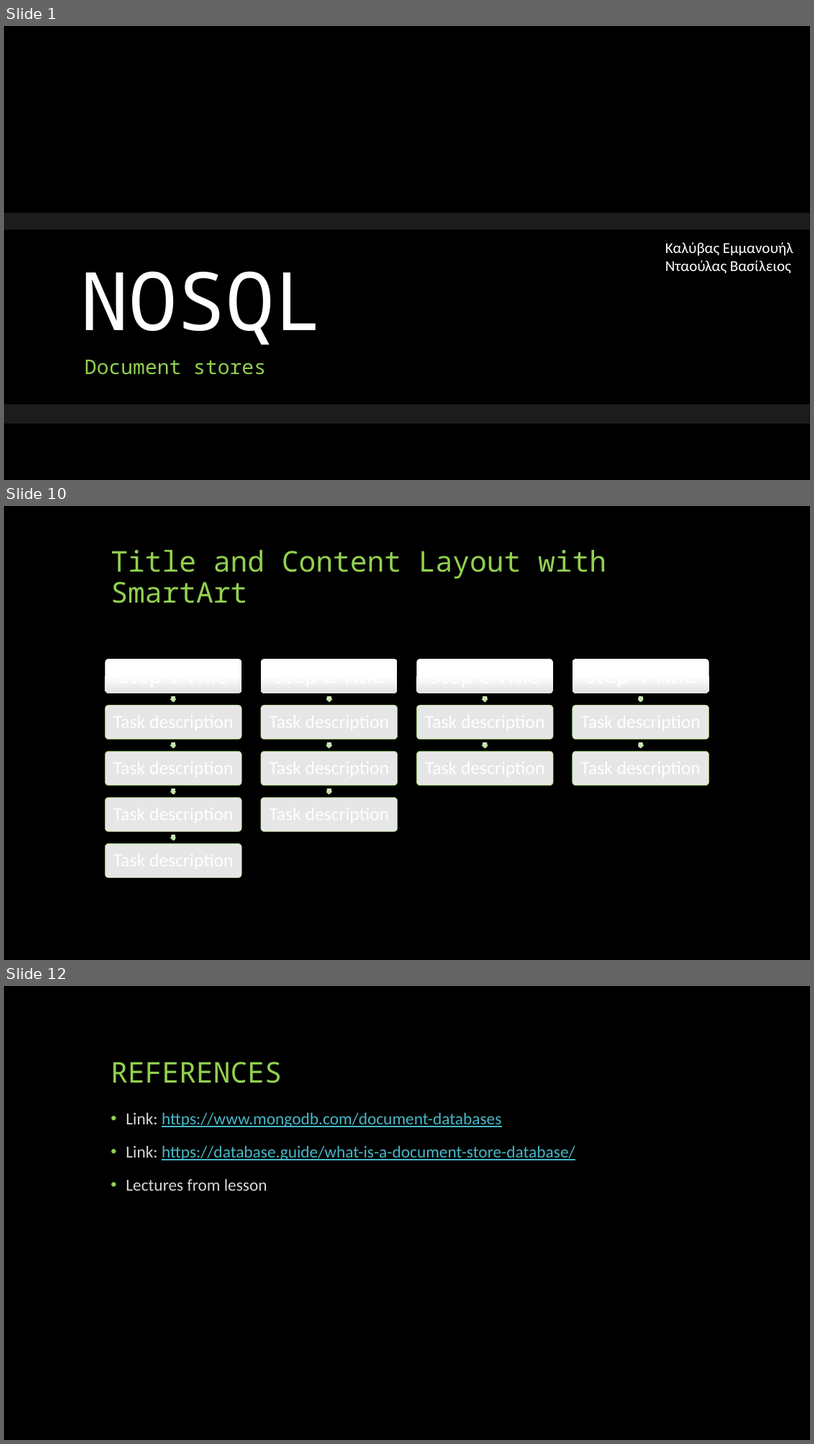
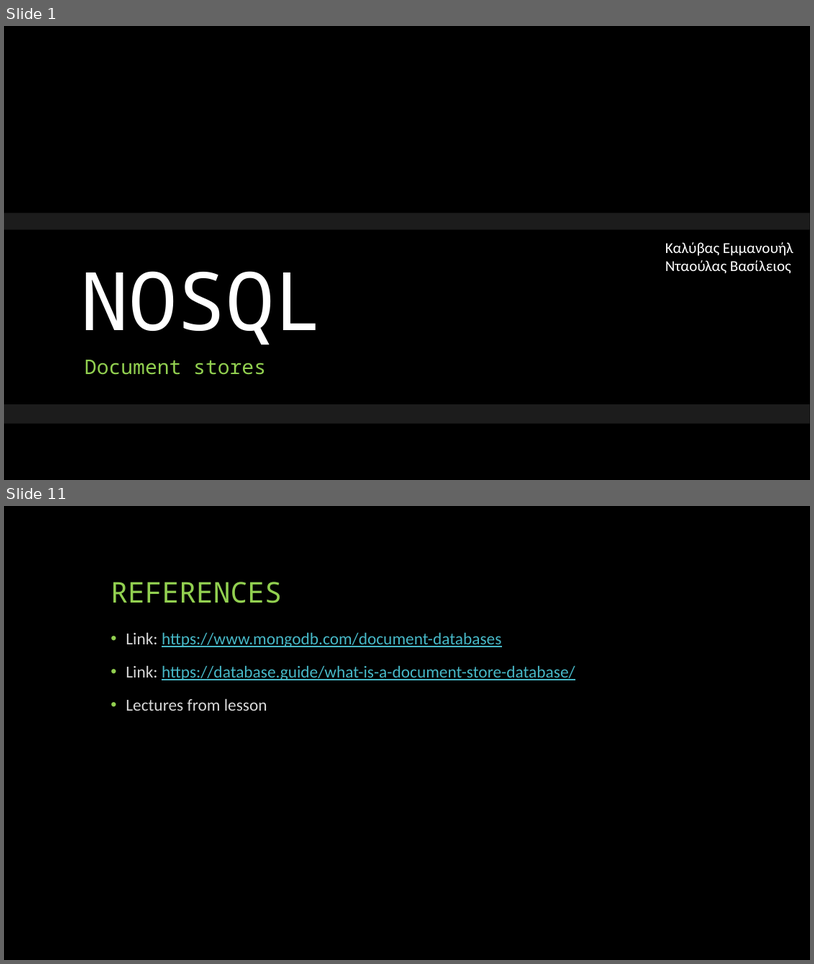
Before and after one commit to MnAppsNet/DominanceQueries, a slide deck: NOSQL - document stores.pptx. Shown one above the other, each under a label of ours: slides 1, 10 and 12 before the commit, slides 1 and 11 after it; the slides between them are not shown. The pictures are 814x1444 and 814x964 pixels, drawn with LibreOffice and Linux fonts; fonts in the diff are those of the drawing; background and template pictures are left out. Boxes give left, top, right and bottom in pixels: in the first picture for what was removed or moved away, otherwise in the second. Text is boxed around its words. In the diff, an @@ line names an element or a change of style, - is before the commit and + after.

```diff
--- a/NOSQL - document stores.pptx
+++ b/NOSQL - document stores.pptx
@@ slide 10 removed at (x1=4, y1=506, x2=810, y2=960), background #000000 @@
@@ title removed at (x1=111, y1=550, x2=607, y2=603) @@
-Title and Content Layout with SmartArt
@@ group removed at (x1=105, y1=659, x2=710, y2=878): 15 rounded rectangles, 11 right arrows @@
@@ what was slide 12 is now slide 11 @@
```
Also in this commit, not shown: 6 slides changed, 4 slides added, 4 other slides removed.
